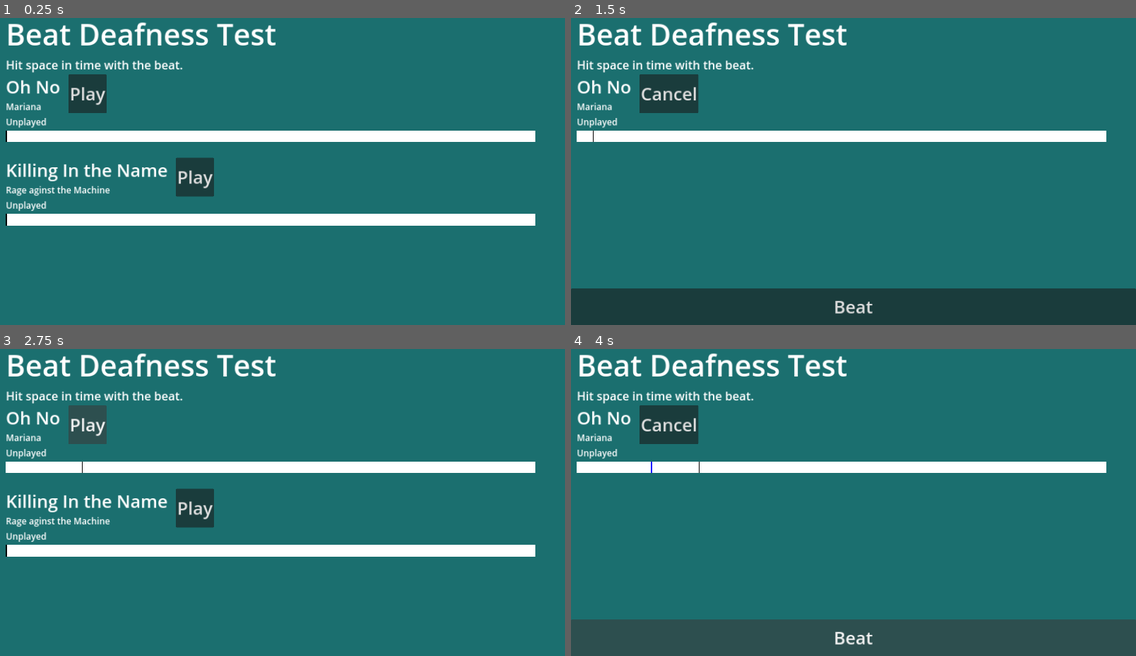
Above: before the commit, frames 1-4 (two rows, left to right).
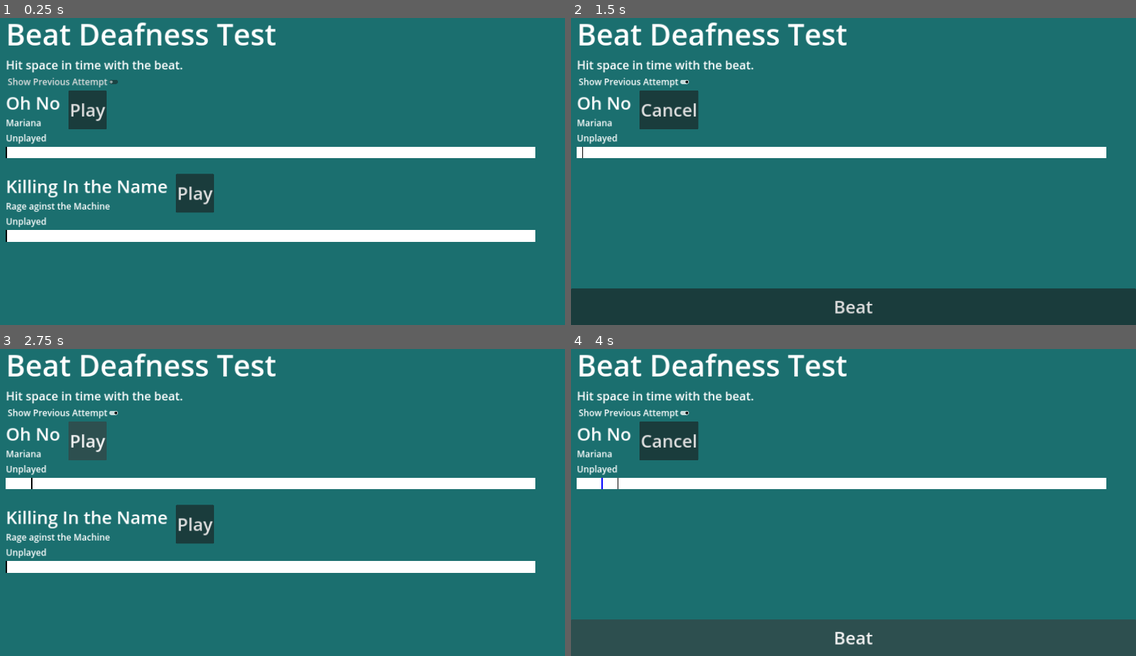
Above: after the commit, the same moments.

Repository: Deojee/Beat-deafness-test
Game: Godot game, scene res://scenes/world.tscn
Same seed, same stepped clock (60 frames per second), same inputs: the game is played once before the commit and once after it.
Inputs (mouse positions are in pixels of both pictures, inside the frame that each line leads up to):
- Up to frame 1 (0.25 s): no input
- Up to frame 2 (1.5 s): click (633, 82) at 0.5 s, where only the run after the commit has a clickable "Show Previous Attempt"; click "Play" at 1.25 s
- Up to frame 3 (2.75 s): click "Cancel" at 2 s
- Up to frame 4 (4 s): click "Play" at 2.75 s; click "Beat" at 3.5 s

The runs differ from the first frame. In frame 1, 18% of the frame differs, in the area x 1-95%, y 18-73%; in frame 2, 9.0%; in frame 3, 18%; in frame 4, 9.0%.

Commit message:
added globals and stuff

Diff:
--- a/scenes/beat_line_holder.tscn
+++ b/scenes/beat_line_holder.tscn
@@ -15,6 +15,8 @@
 script = ExtResource("1_4to5t")
 secondsOfSong = null
 delaySeconds = null
+bpm = null
+bpmDelaySeconds = null
 
 [node name="VBoxContainer" type="VBoxContainer" parent="."]
 layout_mode = 2
--- /dev/null
+++ b/scenes/showPrevAttempt.gd
@@ -0,0 +1,8 @@
+extends CheckButton
+
+
+
+
+func _on_toggled(toggled_on):
+	Globals.showPreviousAttempt = toggled_on
+	pass # Replace with function body.
--- a/scenes/world.tscn
+++ b/scenes/world.tscn
@@ -1,5 +1,6 @@
-[gd_scene load_steps=3 format=3 uid="uid://c5o3ph6322ttg"]
+[gd_scene load_steps=4 format=3 uid="uid://c5o3ph6322ttg"]
 
+[ext_resource type="Script" path="res://scenes/showPrevAttempt.gd" id="1_hs46h"]
 [ext_resource type="PackedScene" uid="uid://cbb2r4h5s16ug" path="res://scenes/beat_line_holder.tscn" id="1_jj1vp"]
 [ext_resource type="Script" path="res://scripts/beatButton.gd" id="2_kn7kv"]
 
@@ -50,13 +51,23 @@
 theme_override_font_sizes/font_size = 40
 text = "Hit space in time with the beat."
 
+[node name="showPrevAttempt" type="CheckButton" parent="MarginContainer/ScrollContainer/VBoxContainer"]
+layout_mode = 2
+size_flags_horizontal = 0
+focus_mode = 0
+theme_override_font_sizes/font_size = 30
+text = "Show Previous Attempt"
+script = ExtResource("1_hs46h")
+
 [node name="beatLineHolder" parent="MarginContainer/ScrollContainer/VBoxContainer" instance=ExtResource("1_jj1vp")]
 layout_mode = 2
 songName = "Oh No"
 artist = "Mariana"
 songPath = "res://songs/MARINA - Oh No! (I Feel Like I'm The Worst So I Always Act like I'm The Best) [Official Music Video].mp3"
-secondsOfSong = 5.0
+secondsOfSong = 15.0
 delaySeconds = -2.0
+bpm = null
+bpmDelaySeconds = null
 
 [node name="beatLineHolder2" parent="MarginContainer/ScrollContainer/VBoxContainer" instance=ExtResource("1_jj1vp")]
 layout_mode = 2
@@ -65,6 +76,8 @@
 songPath = "res://songs/Rage Against The Machine - Killing In the Name (Official HD Video).mp3"
 secondsOfSong = 10.0
 delaySeconds = 0.1
+bpm = null
+bpmDelaySeconds = null
 
 [node name="beatButton" type="Button" parent="."]
 layout_mode = 1
@@ -82,4 +95,5 @@
 text = "Beat"
 script = ExtResource("2_kn7kv")
 
+[connection signal="toggled" from="MarginContainer/ScrollContainer/VBoxContainer/showPrevAttempt" to="MarginContainer/ScrollContainer/VBoxContainer/showPrevAttempt" method="_on_toggled"]
 [connection signal="pressed" from="beatButton" to="beatButton" method="_on_pressed"]
--- a/scripts/Globals.gd
+++ b/scripts/Globals.gd
@@ -3,3 +3,5 @@
 var justPressed = false
 
 var beatButtonVisible = false
+
+var showPreviousAttempt = false
--- a/scripts/beat timer line.gd
+++ b/scripts/beat timer line.gd
@@ -52,6 +52,10 @@
 		line.visible = false
 	visible = true
 	holder.visible = true
+
+	if Globals.showPreviousAttempt and previous:
+		previous.visible = true
+
 
 	await get_tree().create_timer(delaySeconds).timeout
 
--- a/scripts/beatLineHolder.gd
+++ b/scripts/beatLineHolder.gd
@@ -8,6 +8,9 @@
 @export var songPath : String = ""
 @export var secondsOfSong : float = 10
 @export var delaySeconds : float = 0.1
+
+@export var bpm : float = 0.0
+@export var bpmDelaySeconds : float = 0.0
 
 var beatLinePath : String  = "res://scenes/beat_timer_line.tscn"
 
